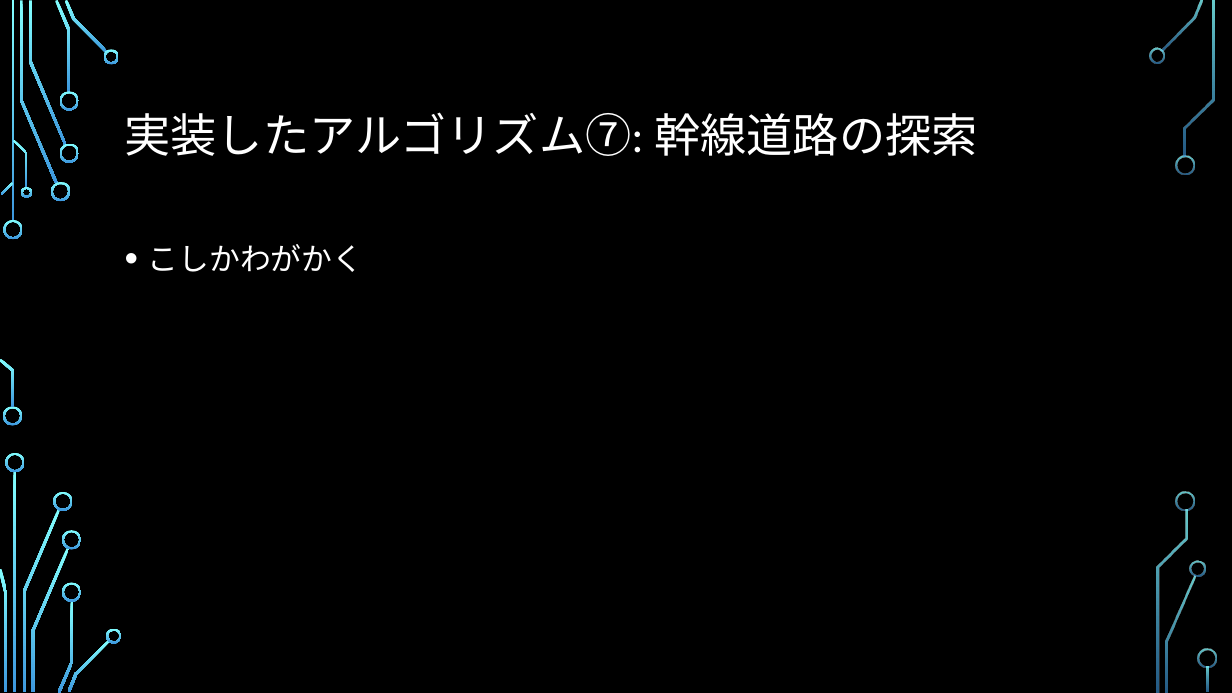
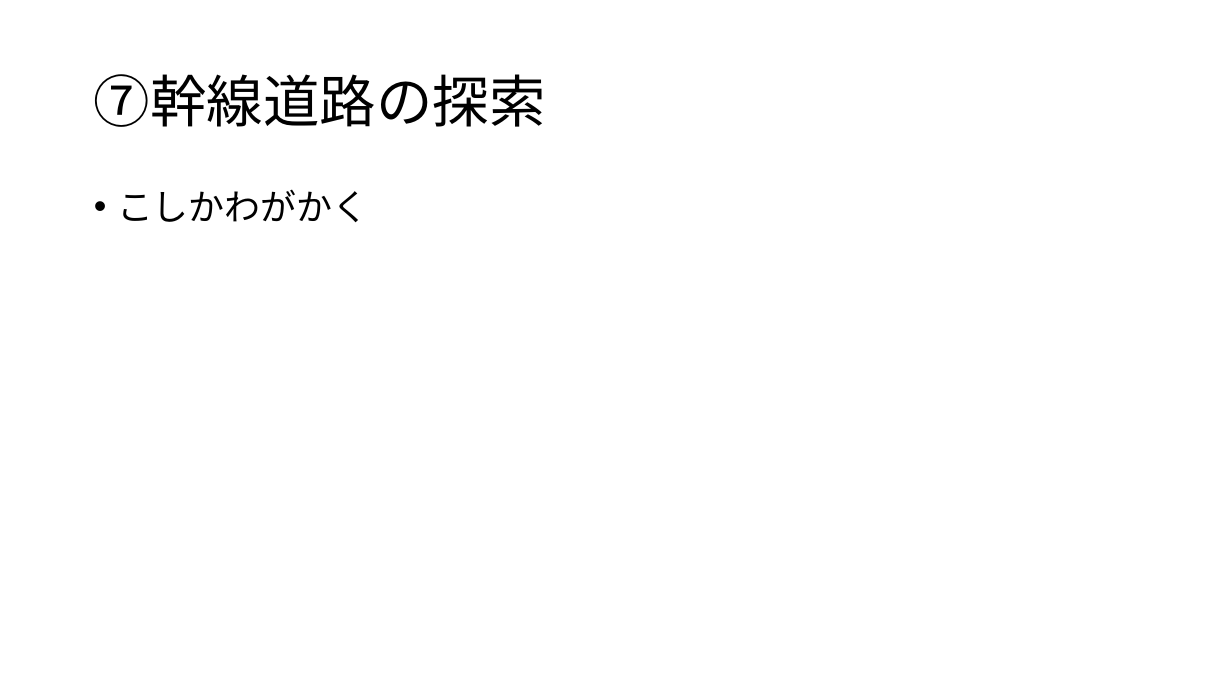
Before and after one commit to ie03-aizu-2019/ie03project-skys, a slide deck: slide 12 of Reports/Midterm.pptx (slide 11 before the commit). Drawn at 1232x693 pixels with LibreOffice and Linux fonts; fonts in the diff are those of the drawing; background and template pictures are left out. Boxes give left, top, right and bottom in pixels: in the first picture for what was removed or moved away, otherwise in the second. Text is boxed around its words. In the diff, an @@ line names an element or a change of style, - is before the commit and + after.

Commit message:
update design

```diff
--- a/Reports/Midterm.pptx
+++ b/Reports/Midterm.pptx
@@ background picture (left out) to #FFFFFF @@
@@ title at (94, 74, 546, 127): text changed; size 36 to 44 pt; text colour #FFFFFF to #000000 @@
-実装したアルゴリズム⑦: 幹線道路の探索
+⑦幹線道路の探索
@@ text "こしかわがかく": place and size @@
-text "こしかわがかく" at (148, 244, 364, 272)
+text "こしかわがかく" at (117, 189, 368, 222)
@@ text "こしかわがかく" at (117, 189, 368, 222): size 24 to 28 pt, text colour #FFFFFF to #000000; line spacing 1.2 to 0.9 @@
@@ group removed at (0, 0, 1217, 693): 33 freeform shapes, 3 rectangles @@
```
Also in this commit, not shown: 16 other slides changed, 1 slide added.
